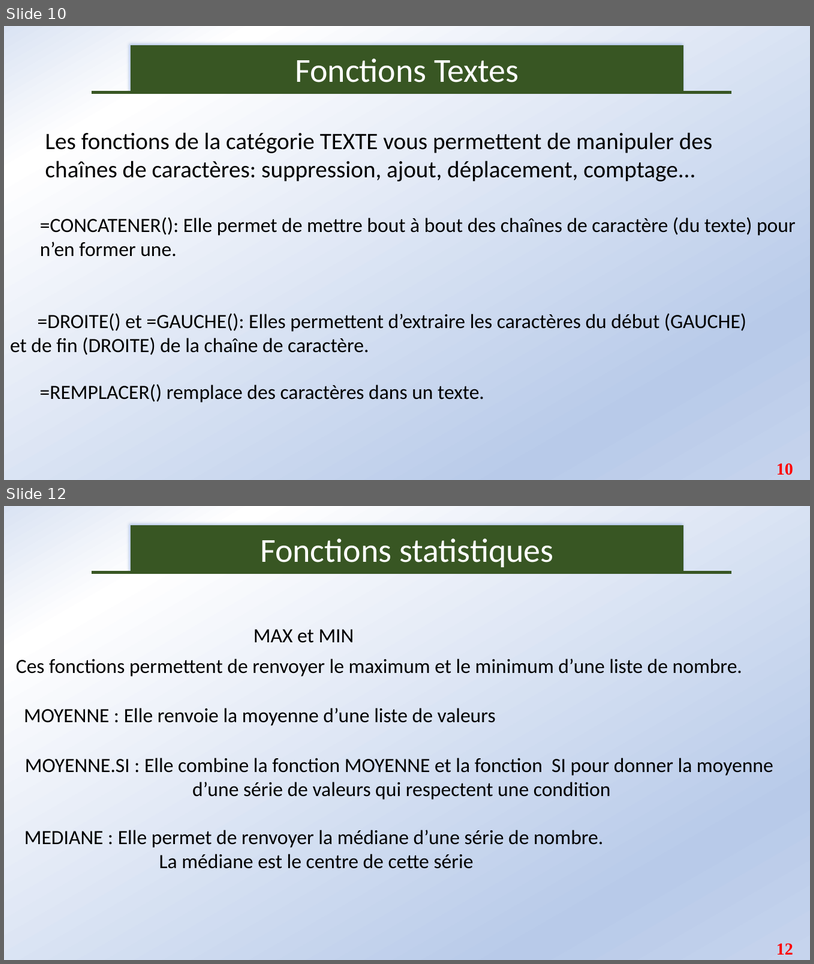
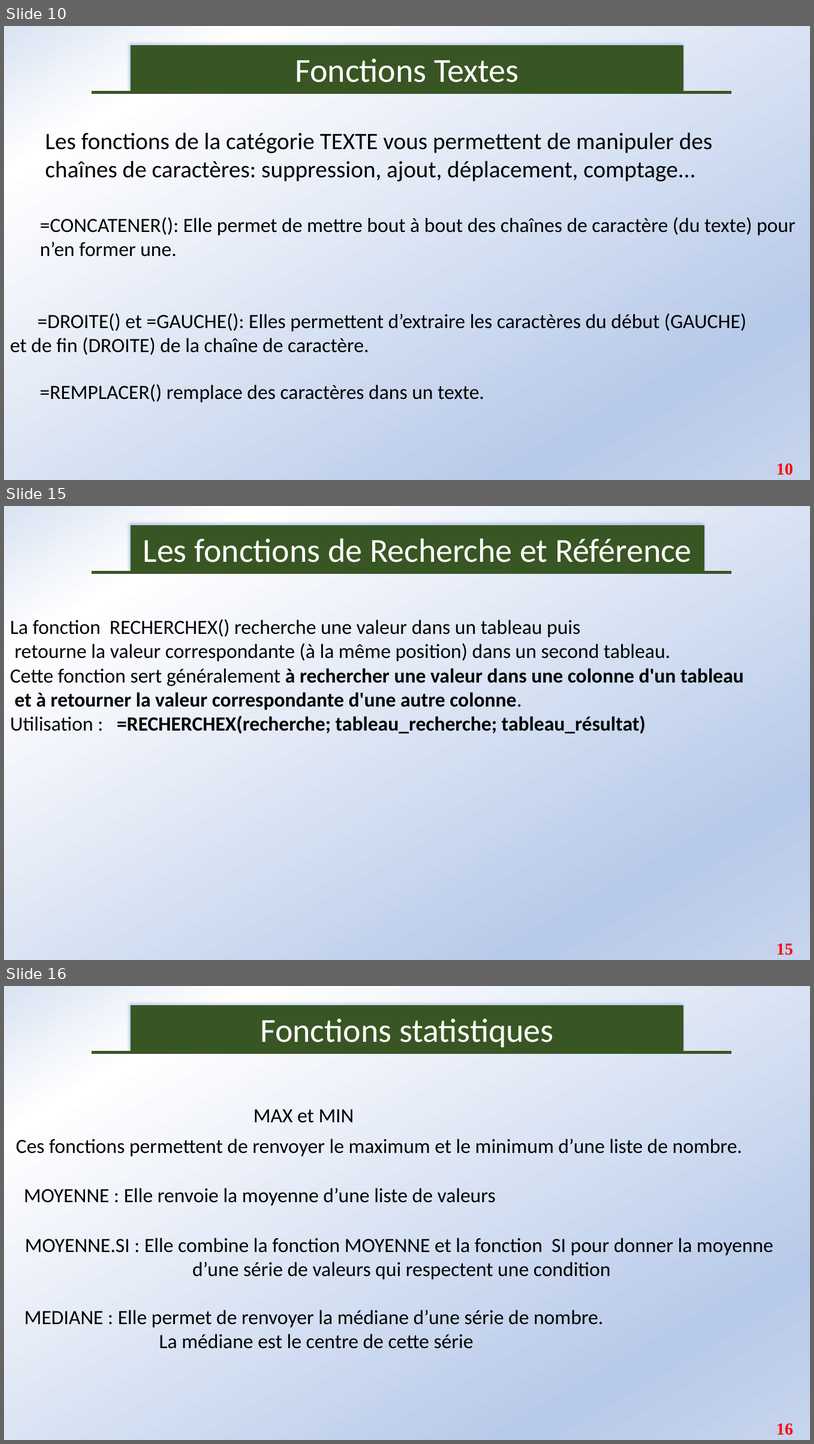
Before and after one commit to Abson-dev/Formation-Excel-IFDC, a slide deck: Cours/IFDC_2.pptx. Shown one above the other, each under a label of ours: slides 10 and 12 before the commit, slides 10, 15 and 16 after it; the slides between them are not shown. The pictures are 814x964 and 814x1444 pixels, drawn with LibreOffice and Linux fonts; fonts in the diff are those of the drawing. Boxes give left, top, right and bottom in pixels: in the first picture for what was removed or moved away, otherwise in the second. Text is boxed around its words. In the diff, an @@ line names an element or a change of style, - is before the commit and + after.

```diff
--- a/Cours/IFDC_2.pptx
+++ b/Cours/IFDC_2.pptx
@@ slide 15 added at box(4, 506, 810, 960), background gradient #DAE3F3 to #FFFFFF to #B8CAE9 to #C6D4ED @@
@@ rectangle added at box(131, 525, 705, 572), fill #385723, outline #385723 0.75 pt, 40 pt, text #FFFFFF @@
+Les fonctions de Recherche et Référence
@@ line added from (92, 573) to (732, 573), #385723 3 pt @@
@@ text added at box(10, 619, 744, 733), 24 pt, text #000000 @@
+La fonction RECHERCHEX() recherche une valeur dans un tableau puis
+retourne la valeur correspondante (à la même position) dans un second tableau.
+Cette fonction sert généralement à rechercher une valeur dans une colonne d'un tableau
+et à retourner la valeur correspondante d'une autre colonne.
+Utilisation : =RECHERCHEX(recherche; tableau_recherche; tableau_résultat)
@@ page number added at box(777, 943, 794, 955), 20 pt, text #FF0000, bold @@
+15
@@ what was slide 12 is now slide 16 @@
@@ page number at box(777, 1423, 794, 1435): text changed @@
-12
+16
```
Also in this commit, not shown: 3 slides changed, 3 other slides added, 1 slide removed.
